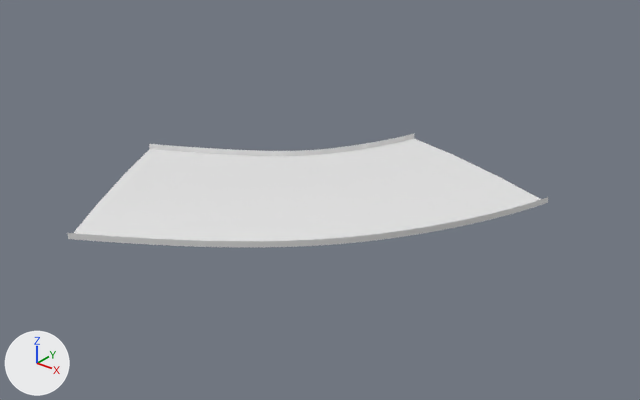
One commit to the glTF model public/assets/gen4/models/track-34.glb: the scene before it, then after it.
Both versions are drawn from a 50 mm lens placed at (648.5, -374.2, 61.7), pointed at (571.8, -278.3, 2.3). Every picture has the same lights, and +X, +Y and +Z are marked at lower left. The first picture is the older version. Vertices at exactly the same position are counted once.

Before the edit, the objects in view are built like this:
```python
me_track_34 = bpy.data.meshes.new('track-34')
me_track_34.from_pydata(...)  # 819 vertices, 1488 faces; spans x 533.9..598.6, y -309.2..-245.5, z 1.1..2.2
ob_track_34 = bpy.data.objects.new('track-34', me_track_34)
ob_track_34.location = (0.0, 0.0, 0.0)
```
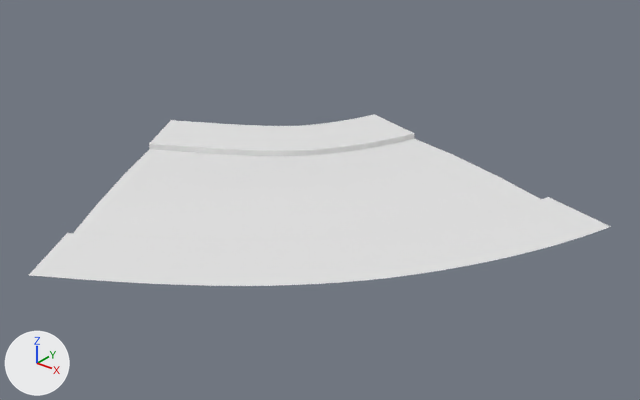
Changed parts and their boxes (x1, y1, x2, y2) in the pictures (640 x 400 px):
'track-34', reshaped (21% wider, 52% taller)
    before: (67, 134, 548, 247)
    after: (29, 114, 611, 286)
part 1 of me_track_34, added
    after: (149, 114, 414, 151)
part 2 of me_track_34, added
    after: (29, 197, 611, 286)

Edits to the bpy script that builds the scene:
```text
Change me_track_34:
    used by ob_track_34; location = (0.0, 0.0, 0.0)
    remove me_track_34.from_pydata(...)  # 819 vertices, 1488 faces; spans x 533.9..598.6, y -309.2..-245.5, z 1.1..2.2
    add me_track_34.from_pydata(...)  # 945 vertices, 1736 faces; spans x 528.2..610.0, y -319.7..-242.0, z 1.1..2.2
    me_track_34 part 1
    56 vertices are added at x 528.2..556.1, y -268.8..-242.0, z 2.1..2.2
    7 new vertices lie (0.3, 0.5, 0.0) away from vertices in x 550.3..554.7, y -253.9..-245.8, z 2.1
    124 new faces join them
    me_track_34 part 2
    63 vertices are added at x 556.1..610.0, y -319.7..-258.6, z 2.1..2.2
    124 new faces join them
```
